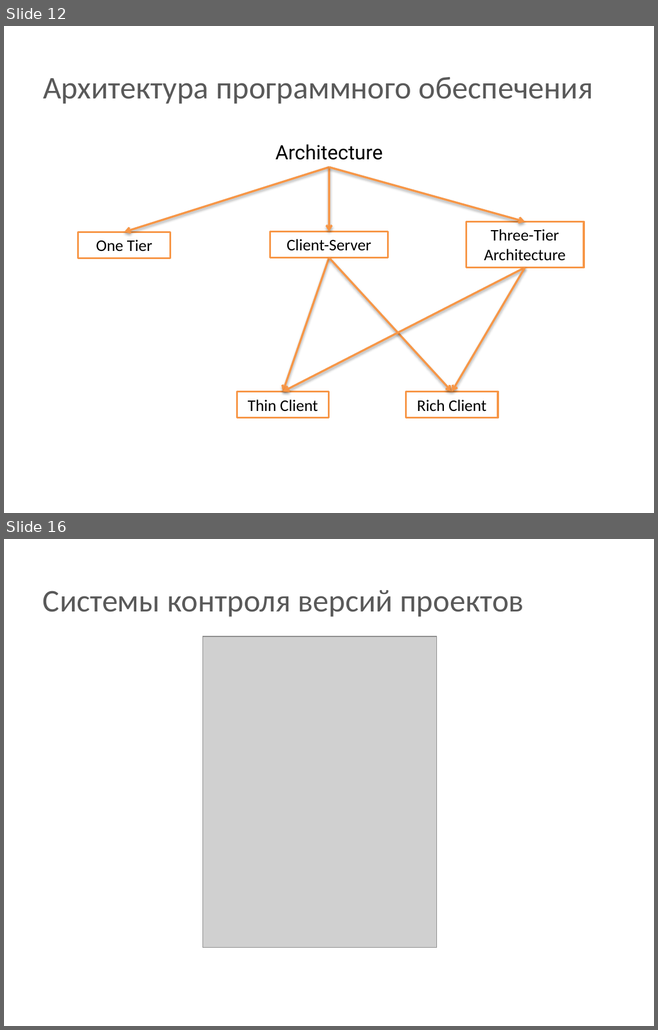
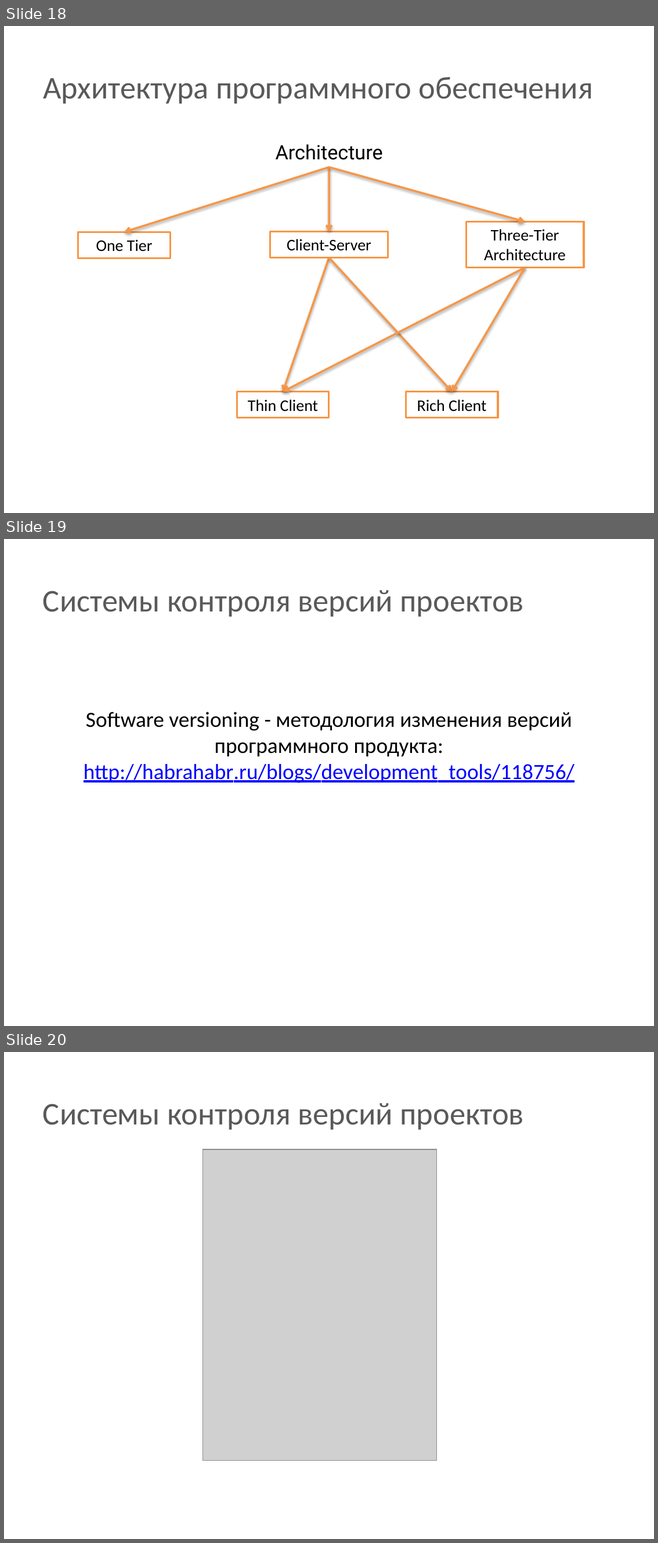
Before and after one commit to BigRacer/swtesting, a slide deck: 1.Introduction_part2/Introduction.pptx. Shown one above the other, each under a label of ours: slides 12 and 16 before the commit, slides 18, 19 and 20 after it; the slides between them are not shown. The pictures are 658x1030 and 658x1543 pixels, drawn with LibreOffice and Linux fonts; fonts in the diff are those of the drawing; grey boxes stand for pictures; background and template pictures are left out. Boxes give left, top, right and bottom in pixels: in the first picture for what was removed or moved away, otherwise in the second. Text is boxed around its words. In the diff, an @@ line names an element or a change of style, - is before the commit and + after.

```diff
--- a/1.Introduction_part2/Introduction.pptx
+++ b/1.Introduction_part2/Introduction.pptx
@@ slide 19 added at (4,539,654,1026), background picture (left out) @@
@@ text added at (43,590,524,617), 35 pt, text #595959 @@
+Системы контроля версий проектов
@@ text added at (83,712,574,783), 24 pt, text #000000 @@
+Software versioning - методология изменения версий программного продукта:
+http://habrahabr.ru/blogs/development_tools/118756/
@@ what was slide 12 is now slide 18 @@
@@ what was slide 16 is now slide 20 @@
```
Also in this commit, not shown: 8 slides changed, 4 other slides added, 2 other files.
